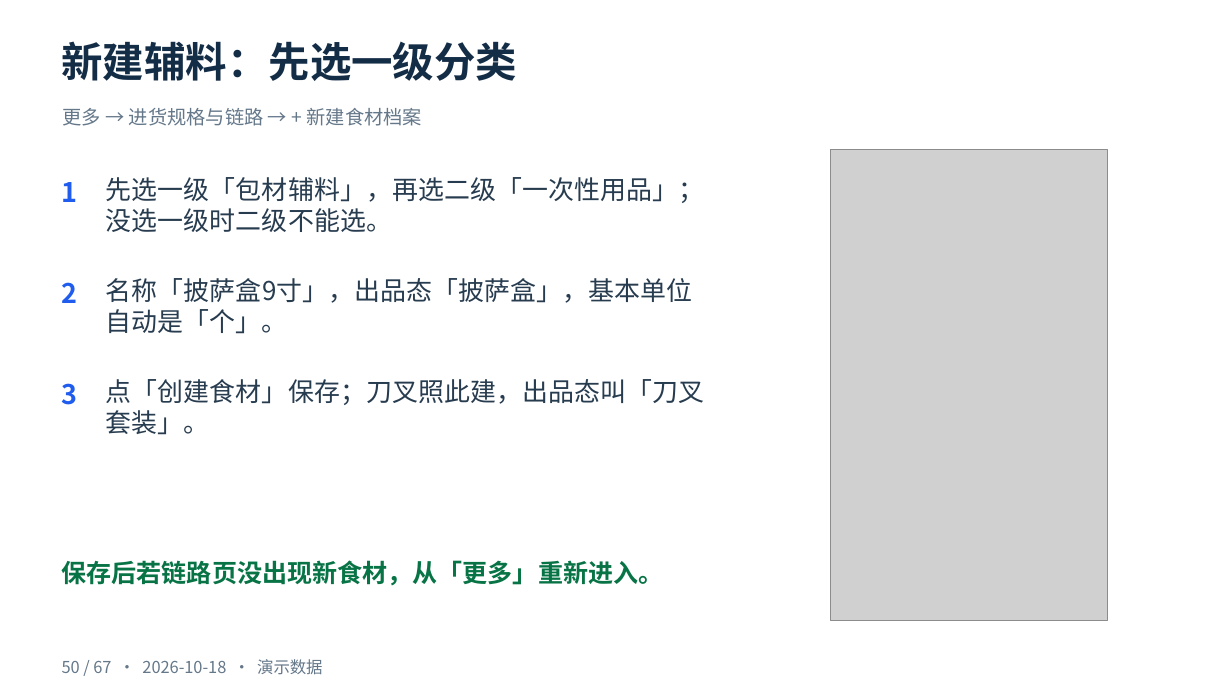
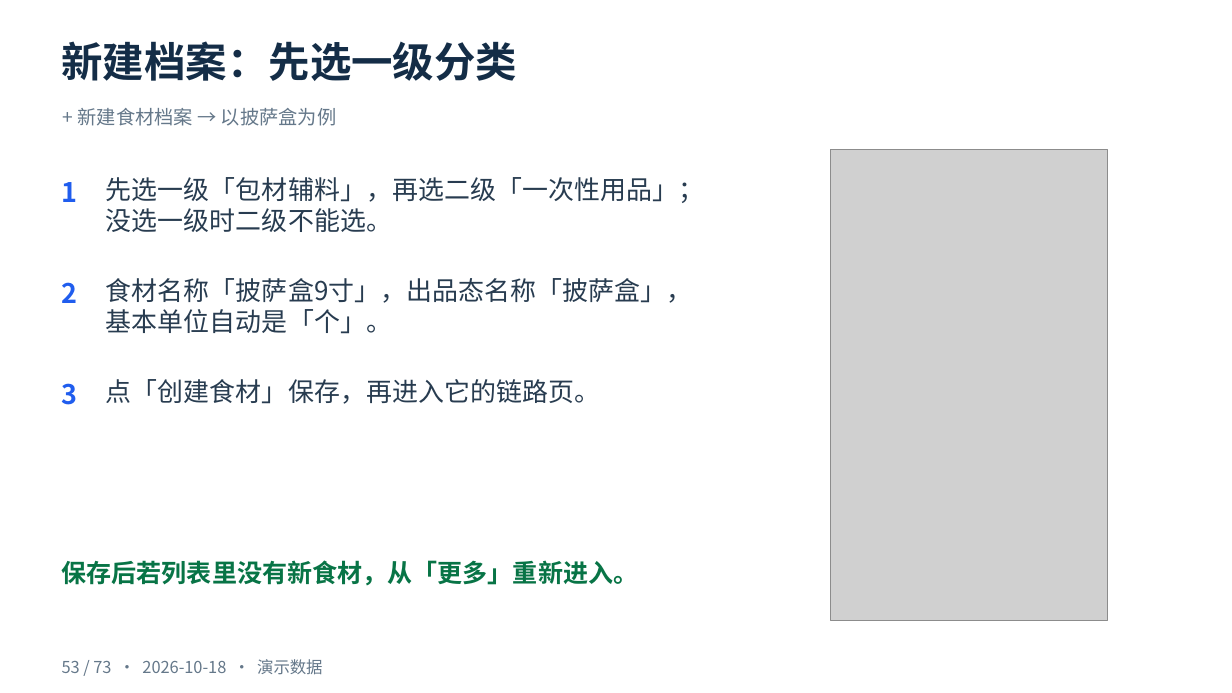
Before and after one commit to cangjie/snowmeet_ai_doc, a slide deck: slide 53 of docs/fnb/training/食材管理-v4-从零上手到出餐扣减-2026-10-18.pptx (slide 50 before the commit). Drawn at 1232x693 pixels with LibreOffice and Linux fonts; fonts in the diff are those of the drawing; grey boxes stand for pictures. Boxes give left, top, right and bottom in pixels: in the first picture for what was removed or moved away, otherwise in the second. Text is boxed around its words. In the diff, an @@ line names an element or a change of style, - is before the commit and + after.

```diff
--- a/docs/fnb/training/食材管理-v4-从零上手到出餐扣减-2026-10-18.pptx
+++ b/docs/fnb/training/食材管理-v4-从零上手到出餐扣减-2026-10-18.pptx
@@ text at box(62, 41, 518, 81): text changed @@
-新建辅料：先选一级分类
+新建档案：先选一级分类
@@ text at box(78, 108, 336, 126): text changed @@
-更多 → 进货规格与链路 → + 新建食材档案
++ 新建食材档案 → 以披萨盒为例
@@ text at box(106, 278, 693, 334): text changed @@
-名称「披萨盒9寸」，出品态「披萨盒」，基本单位自动是「个」。
+食材名称「披萨盒9寸」，出品态名称「披萨盒」，基本单位自动是「个」。
@@ text at box(106, 379, 600, 404): text changed @@
-点「创建食材」保存；刀叉照此建，出品态叫「刀叉套装」。
+点「创建食材」保存，再进入它的链路页。
@@ text at box(62, 560, 639, 586): text changed @@
-保存后若链路页没出现新食材，从「更多」重新进入。
+保存后若列表里没有新食材，从「更多」重新进入。
@@ text at box(62, 659, 322, 675): text changed @@
-50 / 67 · 2026-10-18 · 演示数据
+53 / 73 · 2026-10-18 · 演示数据
```
Also in this commit, not shown: 66 other slides changed, 6 slides added, 3 other files.
